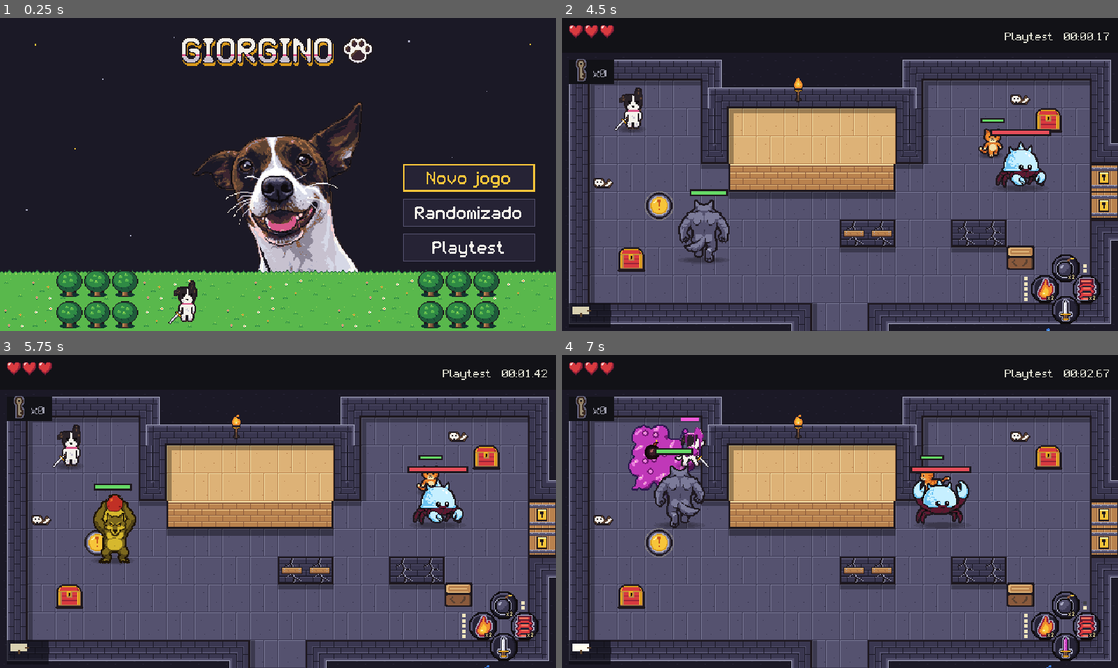
Above: before the commit, frames 1-4 (two rows, left to right).
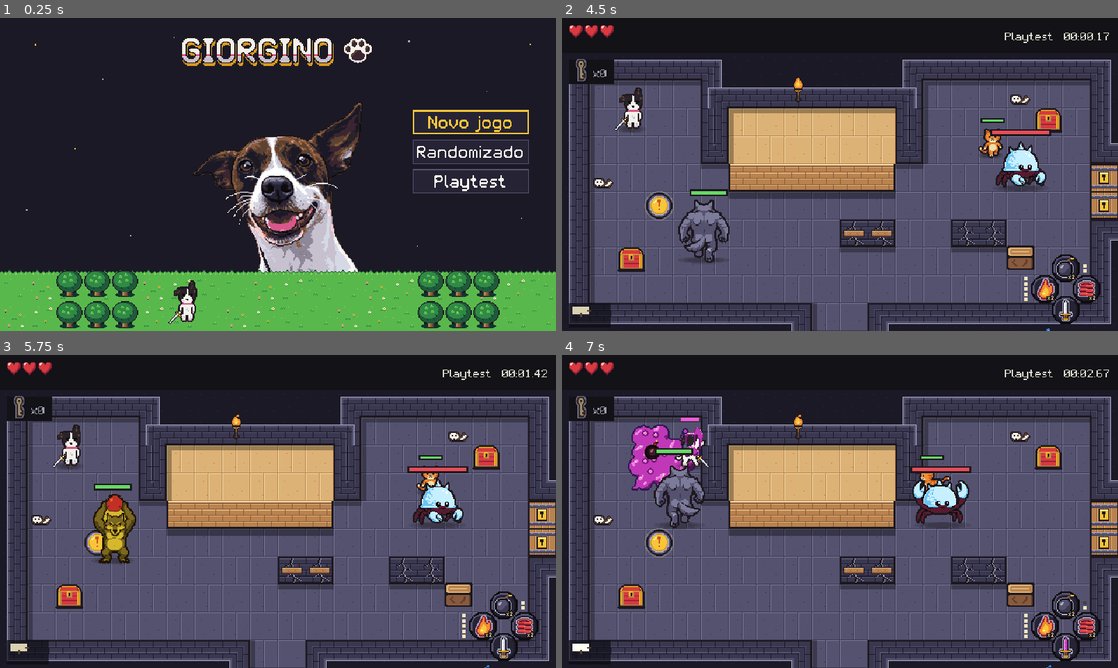
Above: after the commit, the same moments.

Repository: marcelozorza/Alttp2
Game: Godot game, scene res://ui/title_screen.tscn
Same seed, same stepped clock (60 frames per second), same inputs: the game is played once before the commit and once after it.
Inputs (mouse positions are in pixels of both pictures, inside the frame that each line leads up to):
- Up to frame 1 (0.25 s): no input
- Up to frame 2 (4.5 s): click "Randomizado" at 0.5 s; click "Sortear de novo" at 1.25 s; click "Digitar número" at 2 s; tap Enter (ui_accept) at 2.75 s; drag from (840, 193) to (895, 105) at 2.77 s; click "Voltar" at 3.5 s; click "Playtest" at 4.25 s
- Up to frame 3 (5.75 s): drag from (166, 527) to (250, 574) at 5.02 s
- Up to frame 4 (7 s): move the mouse to (895, 442) at 5.77 s; hold D (move_right) 5.78-6.5 s; tap L (use_bomb) at 5.85 s; drag from (812, 574) to (673, 464) at 6.52 s

The runs differ from the first frame. In frame 1, 2.4% of the frame differs, in the area x 72-97%, y 29-78%; in frame 2, 0.2%; in frame 3, 0.2%; in frame 4, 0.2%.

Commit message:
Menu do título no céu e mais justo, mola em espiral
Co-Authored-By: Claude Fable 5.2 <noreply@anthropic.com>
Claude-Session: https://claude.ai/code/session_016s7NevTD4Ho17e5LC6f7CU

Diff:
--- a/art/icon_spring.svg
+++ b/art/icon_spring.svg
@@ -1,136 +1,103 @@
 <svg xmlns="http://www.w3.org/2000/svg" width="26" height="26" viewBox="0 0 26 26" shape-rendering="crispEdges">
-<rect x="4" y="0" width="18" height="1" fill="#a9aac2"/>
-<rect x="4" y="1" width="1" height="1" fill="#a9aac2"/>
-<rect x="5" y="1" width="16" height="1" fill="#5e1830"/>
-<rect x="21" y="1" width="1" height="1" fill="#a9aac2"/>
-<rect x="4" y="2" width="1" height="1" fill="#a9aac2"/>
-<rect x="5" y="2" width="16" height="1" fill="#5e1830"/>
-<rect x="21" y="2" width="1" height="1" fill="#a9aac2"/>
-<rect x="4" y="3" width="1" height="1" fill="#a9aac2"/>
-<rect x="5" y="3" width="2" height="1" fill="#5e1830"/>
-<rect x="7" y="3" width="10" height="1" fill="#f0705c"/>
-<rect x="17" y="3" width="2" height="1" fill="#d83a3f"/>
-<rect x="19" y="3" width="2" height="1" fill="#5e1830"/>
-<rect x="21" y="3" width="1" height="1" fill="#a9aac2"/>
-<rect x="4" y="4" width="1" height="1" fill="#a9aac2"/>
-<rect x="5" y="4" width="2" height="1" fill="#5e1830"/>
-<rect x="7" y="4" width="10" height="1" fill="#f0705c"/>
-<rect x="17" y="4" width="2" height="1" fill="#d83a3f"/>
-<rect x="19" y="4" width="2" height="1" fill="#5e1830"/>
-<rect x="21" y="4" width="1" height="1" fill="#a9aac2"/>
-<rect x="4" y="5" width="1" height="1" fill="#a9aac2"/>
-<rect x="5" y="5" width="16" height="1" fill="#5e1830"/>
-<rect x="21" y="5" width="1" height="1" fill="#a9aac2"/>
-<rect x="4" y="6" width="1" height="1" fill="#a9aac2"/>
-<rect x="5" y="6" width="16" height="1" fill="#5e1830"/>
-<rect x="21" y="6" width="1" height="1" fill="#a9aac2"/>
-<rect x="3" y="7" width="2" height="1" fill="#a9aac2"/>
-<rect x="5" y="7" width="3" height="1" fill="#5e1830"/>
-<rect x="8" y="7" width="10" height="1" fill="#d83a3f"/>
-<rect x="18" y="7" width="3" height="1" fill="#5e1830"/>
-<rect x="21" y="7" width="2" height="1" fill="#a9aac2"/>
-<rect x="2" y="8" width="2" height="1" fill="#a9aac2"/>
-<rect x="4" y="8" width="2" height="1" fill="#5e1830"/>
-<rect x="6" y="8" width="14" height="1" fill="#d83a3f"/>
-<rect x="20" y="8" width="2" height="1" fill="#5e1830"/>
-<rect x="22" y="8" width="2" height="1" fill="#a9aac2"/>
-<rect x="2" y="9" width="1" height="1" fill="#a9aac2"/>
-<rect x="3" y="9" width="2" height="1" fill="#5e1830"/>
-<rect x="5" y="9" width="3" height="1" fill="#d83a3f"/>
-<rect x="18" y="9" width="3" height="1" fill="#d83a3f"/>
-<rect x="21" y="9" width="2" height="1" fill="#5e1830"/>
-<rect x="23" y="9" width="1" height="1" fill="#a9aac2"/>
-<rect x="2" y="10" width="1" height="1" fill="#a9aac2"/>
-<rect x="3" y="10" width="2" height="1" fill="#5e1830"/>
-<rect x="5" y="10" width="2" height="1" fill="#d83a3f"/>
-<rect x="19" y="10" width="2" height="1" fill="#d83a3f"/>
-<rect x="21" y="10" width="2" height="1" fill="#5e1830"/>
-<rect x="23" y="10" width="1" height="1" fill="#a9aac2"/>
-<rect x="2" y="11" width="2" height="1" fill="#a9aac2"/>
-<rect x="4" y="11" width="3" height="1" fill="#5e1830"/>
-<rect x="7" y="11" width="2" height="1" fill="#d83a3f"/>
-<rect x="9" y="11" width="8" height="1" fill="#f0705c"/>
-<rect x="17" y="11" width="2" height="1" fill="#d83a3f"/>
-<rect x="19" y="11" width="3" height="1" fill="#5e1830"/>
-<rect x="22" y="11" width="2" height="1" fill="#a9aac2"/>
+<rect x="8" y="3" width="10" height="1" fill="#a9aac2"/>
+<rect x="6" y="4" width="3" height="1" fill="#a9aac2"/>
+<rect x="9" y="4" width="8" height="1" fill="#5e1830"/>
+<rect x="17" y="4" width="3" height="1" fill="#a9aac2"/>
+<rect x="4" y="5" width="3" height="1" fill="#a9aac2"/>
+<rect x="7" y="5" width="2" height="1" fill="#5e1830"/>
+<rect x="9" y="5" width="8" height="1" fill="#f0705c"/>
+<rect x="17" y="5" width="2" height="1" fill="#5e1830"/>
+<rect x="19" y="5" width="3" height="1" fill="#a9aac2"/>
+<rect x="3" y="6" width="2" height="1" fill="#a9aac2"/>
+<rect x="5" y="6" width="2" height="1" fill="#5e1830"/>
+<rect x="7" y="6" width="2" height="1" fill="#f0705c"/>
+<rect x="9" y="6" width="7" height="1" fill="#5e1830"/>
+<rect x="16" y="6" width="3" height="1" fill="#f0705c"/>
+<rect x="19" y="6" width="2" height="1" fill="#5e1830"/>
+<rect x="21" y="6" width="2" height="1" fill="#a9aac2"/>
+<rect x="3" y="7" width="1" height="1" fill="#a9aac2"/>
+<rect x="4" y="7" width="1" height="1" fill="#5e1830"/>
+<rect x="5" y="7" width="2" height="1" fill="#f0705c"/>
+<rect x="7" y="7" width="3" height="1" fill="#5e1830"/>
+<rect x="10" y="7" width="5" height="1" fill="#9c2338"/>
+<rect x="15" y="7" width="3" height="1" fill="#5e1830"/>
+<rect x="18" y="7" width="2" height="1" fill="#d83a3f"/>
+<rect x="20" y="7" width="1" height="1" fill="#f0705c"/>
+<rect x="21" y="7" width="1" height="1" fill="#5e1830"/>
+<rect x="22" y="7" width="1" height="1" fill="#a9aac2"/>
+<rect x="3" y="8" width="1" height="1" fill="#a9aac2"/>
+<rect x="4" y="8" width="1" height="1" fill="#5e1830"/>
+<rect x="5" y="8" width="1" height="1" fill="#f0705c"/>
+<rect x="6" y="8" width="6" height="1" fill="#d83a3f"/>
+<rect x="12" y="8" width="9" height="1" fill="#f0705c"/>
+<rect x="21" y="8" width="1" height="1" fill="#5e1830"/>
+<rect x="22" y="8" width="1" height="1" fill="#a9aac2"/>
+<rect x="3" y="9" width="1" height="1" fill="#a9aac2"/>
+<rect x="4" y="9" width="1" height="1" fill="#5e1830"/>
+<rect x="5" y="9" width="14" height="1" fill="#d83a3f"/>
+<rect x="19" y="9" width="2" height="1" fill="#f0705c"/>
+<rect x="21" y="9" width="1" height="1" fill="#5e1830"/>
+<rect x="22" y="9" width="1" height="1" fill="#a9aac2"/>
+<rect x="3" y="10" width="2" height="1" fill="#a9aac2"/>
+<rect x="5" y="10" width="7" height="1" fill="#5e1830"/>
+<rect x="12" y="10" width="8" height="1" fill="#d83a3f"/>
+<rect x="20" y="10" width="1" height="1" fill="#5e1830"/>
+<rect x="21" y="10" width="2" height="1" fill="#a9aac2"/>
+<rect x="4" y="11" width="2" height="1" fill="#a9aac2"/>
+<rect x="6" y="11" width="1" height="1" fill="#5e1830"/>
+<rect x="7" y="11" width="5" height="1" fill="#9c2338"/>
+<rect x="12" y="11" width="8" height="1" fill="#5e1830"/>
+<rect x="20" y="11" width="2" height="1" fill="#a9aac2"/>
 <rect x="3" y="12" width="2" height="1" fill="#a9aac2"/>
-<rect x="5" y="12" width="2" height="1" fill="#5e1830"/>
-<rect x="7" y="12" width="2" height="1" fill="#d83a3f"/>
-<rect x="9" y="12" width="8" height="1" fill="#f0705c"/>
-<rect x="17" y="12" width="2" height="1" fill="#d83a3f"/>
-<rect x="19" y="12" width="2" height="1" fill="#5e1830"/>
+<rect x="5" y="12" width="1" height="1" fill="#5e1830"/>
+<rect x="6" y="12" width="8" height="1" fill="#f0705c"/>
+<rect x="14" y="12" width="7" height="1" fill="#5e1830"/>
 <rect x="21" y="12" width="2" height="1" fill="#a9aac2"/>
-<rect x="3" y="13" width="2" height="1" fill="#a9aac2"/>
-<rect x="5" y="13" width="2" height="1" fill="#5e1830"/>
-<rect x="7" y="13" width="12" height="1" fill="#d83a3f"/>
-<rect x="19" y="13" width="2" height="1" fill="#5e1830"/>
-<rect x="21" y="13" width="2" height="1" fill="#a9aac2"/>
-<rect x="2" y="14" width="2" height="1" fill="#a9aac2"/>
-<rect x="4" y="14" width="2" height="1" fill="#5e1830"/>
-<rect x="6" y="14" width="14" height="1" fill="#d83a3f"/>
-<rect x="20" y="14" width="2" height="1" fill="#5e1830"/>
-<rect x="22" y="14" width="2" height="1" fill="#a9aac2"/>
-<rect x="2" y="15" width="1" height="1" fill="#a9aac2"/>
-<rect x="3" y="15" width="2" height="1" fill="#5e1830"/>
-<rect x="5" y="15" width="3" height="1" fill="#d83a3f"/>
-<rect x="18" y="15" width="3" height="1" fill="#d83a3f"/>
-<rect x="21" y="15" width="2" height="1" fill="#5e1830"/>
-<rect x="23" y="15" width="1" height="1" fill="#a9aac2"/>
-<rect x="2" y="16" width="1" height="1" fill="#a9aac2"/>
-<rect x="3" y="16" width="2" height="1" fill="#5e1830"/>
-<rect x="5" y="16" width="2" height="1" fill="#d83a3f"/>
-<rect x="19" y="16" width="2" height="1" fill="#d83a3f"/>
-<rect x="21" y="16" width="2" height="1" fill="#5e1830"/>
-<rect x="23" y="16" width="1" height="1" fill="#a9aac2"/>
-<rect x="2" y="17" width="2" height="1" fill="#a9aac2"/>
-<rect x="4" y="17" width="3" height="1" fill="#5e1830"/>
-<rect x="7" y="17" width="2" height="1" fill="#d83a3f"/>
-<rect x="9" y="17" width="8" height="1" fill="#f0705c"/>
-<rect x="17" y="17" width="2" height="1" fill="#d83a3f"/>
-<rect x="19" y="17" width="3" height="1" fill="#5e1830"/>
-<rect x="22" y="17" width="2" height="1" fill="#a9aac2"/>
-<rect x="3" y="18" width="2" height="1" fill="#a9aac2"/>
-<rect x="5" y="18" width="2" height="1" fill="#5e1830"/>
-<rect x="7" y="18" width="2" height="1" fill="#d83a3f"/>
-<rect x="9" y="18" width="8" height="1" fill="#f0705c"/>
-<rect x="17" y="18" width="2" height="1" fill="#d83a3f"/>
-<rect x="19" y="18" width="2" height="1" fill="#5e1830"/>
-<rect x="21" y="18" width="2" height="1" fill="#a9aac2"/>
-<rect x="3" y="19" width="2" height="1" fill="#a9aac2"/>
-<rect x="5" y="19" width="2" height="1" fill="#5e1830"/>
-<rect x="7" y="19" width="12" height="1" fill="#d83a3f"/>
-<rect x="19" y="19" width="2" height="1" fill="#5e1830"/>
-<rect x="21" y="19" width="2" height="1" fill="#a9aac2"/>
-<rect x="2" y="20" width="2" height="1" fill="#a9aac2"/>
-<rect x="4" y="20" width="2" height="1" fill="#5e1830"/>
-<rect x="6" y="20" width="14" height="1" fill="#d83a3f"/>
-<rect x="20" y="20" width="2" height="1" fill="#5e1830"/>
-<rect x="22" y="20" width="2" height="1" fill="#a9aac2"/>
-<rect x="2" y="21" width="1" height="1" fill="#a9aac2"/>
-<rect x="3" y="21" width="2" height="1" fill="#5e1830"/>
-<rect x="5" y="21" width="3" height="1" fill="#d83a3f"/>
-<rect x="18" y="21" width="3" height="1" fill="#d83a3f"/>
-<rect x="21" y="21" width="2" height="1" fill="#5e1830"/>
-<rect x="23" y="21" width="1" height="1" fill="#a9aac2"/>
-<rect x="2" y="22" width="1" height="1" fill="#a9aac2"/>
-<rect x="3" y="22" width="2" height="1" fill="#5e1830"/>
-<rect x="5" y="22" width="2" height="1" fill="#d83a3f"/>
-<rect x="19" y="22" width="2" height="1" fill="#d83a3f"/>
-<rect x="21" y="22" width="2" height="1" fill="#5e1830"/>
-<rect x="23" y="22" width="1" height="1" fill="#a9aac2"/>
-<rect x="2" y="23" width="2" height="1" fill="#a9aac2"/>
-<rect x="4" y="23" width="3" height="1" fill="#5e1830"/>
-<rect x="7" y="23" width="2" height="1" fill="#d83a3f"/>
-<rect x="9" y="23" width="8" height="1" fill="#f0705c"/>
-<rect x="17" y="23" width="2" height="1" fill="#d83a3f"/>
-<rect x="19" y="23" width="3" height="1" fill="#5e1830"/>
-<rect x="22" y="23" width="2" height="1" fill="#a9aac2"/>
-<rect x="3" y="24" width="2" height="1" fill="#a9aac2"/>
-<rect x="5" y="24" width="2" height="1" fill="#5e1830"/>
-<rect x="7" y="24" width="2" height="1" fill="#d83a3f"/>
-<rect x="9" y="24" width="8" height="1" fill="#f0705c"/>
-<rect x="17" y="24" width="2" height="1" fill="#d83a3f"/>
-<rect x="19" y="24" width="2" height="1" fill="#5e1830"/>
-<rect x="21" y="24" width="2" height="1" fill="#a9aac2"/>
-<rect x="4" y="25" width="18" height="1" fill="#a9aac2"/>
+<rect x="3" y="13" width="1" height="1" fill="#a9aac2"/>
+<rect x="4" y="13" width="1" height="1" fill="#5e1830"/>
+<rect x="5" y="13" width="1" height="1" fill="#f0705c"/>
+<rect x="6" y="13" width="6" height="1" fill="#d83a3f"/>
+<rect x="12" y="13" width="9" height="1" fill="#f0705c"/>
+<rect x="21" y="13" width="1" height="1" fill="#5e1830"/>
+<rect x="22" y="13" width="1" height="1" fill="#a9aac2"/>
+<rect x="3" y="14" width="1" height="1" fill="#a9aac2"/>
+<rect x="4" y="14" width="1" height="1" fill="#5e1830"/>
+<rect x="5" y="14" width="14" height="1" fill="#d83a3f"/>
+<rect x="19" y="14" width="2" height="1" fill="#f0705c"/>
+<rect x="21" y="14" width="1" height="1" fill="#5e1830"/>
+<rect x="22" y="14" width="1" height="1" fill="#a9aac2"/>
+<rect x="3" y="15" width="2" height="1" fill="#a9aac2"/>
+<rect x="5" y="15" width="7" height="1" fill="#5e1830"/>
+<rect x="12" y="15" width="8" height="1" fill="#d83a3f"/>
+<rect x="20" y="15" width="1" height="1" fill="#5e1830"/>
+<rect x="21" y="15" width="2" height="1" fill="#a9aac2"/>
+<rect x="4" y="16" width="2" height="1" fill="#a9aac2"/>
+<rect x="6" y="16" width="1" height="1" fill="#5e1830"/>
+<rect x="7" y="16" width="5" height="1" fill="#9c2338"/>
+<rect x="12" y="16" width="8" height="1" fill="#5e1830"/>
+<rect x="20" y="16" width="2" height="1" fill="#a9aac2"/>
+<rect x="3" y="17" width="2" height="1" fill="#a9aac2"/>
+<rect x="5" y="17" width="1" height="1" fill="#5e1830"/>
+<rect x="6" y="17" width="8" height="1" fill="#f0705c"/>
+<rect x="14" y="17" width="7" height="1" fill="#5e1830"/>
+<rect x="21" y="17" width="2" height="1" fill="#a9aac2"/>
+<rect x="3" y="18" width="1" height="1" fill="#a9aac2"/>
+<rect x="4" y="18" width="1" height="1" fill="#5e1830"/>
+<rect x="5" y="18" width="1" height="1" fill="#f0705c"/>
+<rect x="6" y="18" width="6" height="1" fill="#d83a3f"/>
+<rect x="12" y="18" width="9" height="1" fill="#f0705c"/>
+<rect x="21" y="18" width="1" height="1" fill="#5e1830"/>
+<rect x="22" y="18" width="1" height="1" fill="#a9aac2"/>
+<rect x="3" y="19" width="1" height="1" fill="#a9aac2"/>
+<rect x="4" y="19" width="1" height="1" fill="#5e1830"/>
+<rect x="5" y="19" width="14" height="1" fill="#d83a3f"/>
+<rect x="19" y="19" width="2" height="1" fill="#f0705c"/>
+<rect x="21" y="19" width="1" height="1" fill="#5e1830"/>
+<rect x="22" y="19" width="1" height="1" fill="#a9aac2"/>
+<rect x="3" y="20" width="2" height="1" fill="#a9aac2"/>
+<rect x="5" y="20" width="7" height="1" fill="#5e1830"/>
+<rect x="12" y="20" width="8" height="1" fill="#d83a3f"/>
+<rect x="20" y="20" width="1" height="1" fill="#5e1830"/>
+<rect x="21" y="20" width="2" height="1" fill="#a9aac2"/>
+<rect x="4" y="21" width="18" height="1" fill="#a9aac2"/>
 </svg>
--- a/ui/menu_kit.gd
+++ b/ui/menu_kit.gd
@@ -44,6 +44,17 @@
 	return result
 
 
+## Deixa o botão mais justo, com menos folga em volta do texto. A fonte é de
+## tamanho fixo, então o botão encolhe pela caixa (menu do título, 2026-11-13).
+static func compact(target: Button) -> void:
+	for state: StringName in [&"normal", &"hover", &"disabled", &"pressed", &"focus"]:
+		var box: StyleBoxFlat = target.get_theme_stylebox(state)
+		box.content_margin_left = 5.0
+		box.content_margin_right = 5.0
+		box.content_margin_top = 1.0
+		box.content_margin_bottom = 1.0
+
+
 ## Caixa reta de botão: fundo, moldura e folga para o texto.
 static func _box(background: Color, border: Color, width: int) -> StyleBoxFlat:
 	var box := StyleBoxFlat.new()
--- a/ui/title_screen.gd
+++ b/ui/title_screen.gd
@@ -7,7 +7,7 @@
 ## "Dungeon de teste" e "Treino" saíram do menu no mesmo dia. A tela de treino
 ## continua no projeto, para os testes.
 
-const MENU_AREA := Rect2(464.0, 168.0, 152.0, 112.0)
+const MENU_AREA := Rect2(472.0, 104.0, 140.0, 100.0)
 
 
 func _ready() -> void:
@@ -18,15 +18,22 @@
 	art.mouse_filter = Control.MOUSE_FILTER_IGNORE
 	add_child(art)
 	move_child(art, 1)
-	# O retrato ocupa o meio da tela: o menu fica à direita, logo acima da grama.
+	# O retrato ocupa o meio da tela: o menu fica à direita, no céu, com botões
+	# mais justos que os das outras telas (pedido de Marcelo em 2026-11-13).
+	column.add_theme_constant_override("separation", 6)
 	var holder: Control = column.get_parent()
 	holder.set_anchors_preset(Control.PRESET_TOP_LEFT)
 	holder.position = MENU_AREA.position
 	holder.size = MENU_AREA.size
 	var first := MenuKit.button("Novo jogo", _on_new_game)
-	column.add_child(first)
-	column.add_child(MenuKit.button("Randomizado", _on_randomized))
-	column.add_child(MenuKit.button("Playtest", _on_gallery))
+	var entries: Array[Button] = [
+		first,
+		MenuKit.button("Randomizado", _on_randomized),
+		MenuKit.button("Playtest", _on_gallery),
+	]
+	for entry: Button in entries:
+		MenuKit.compact(entry)
+		column.add_child(entry)
 	first.grab_focus.call_deferred()
 
 
Not shown, changed: art/source/icon_spring.txt
Not shown, changed: docs/design.md
